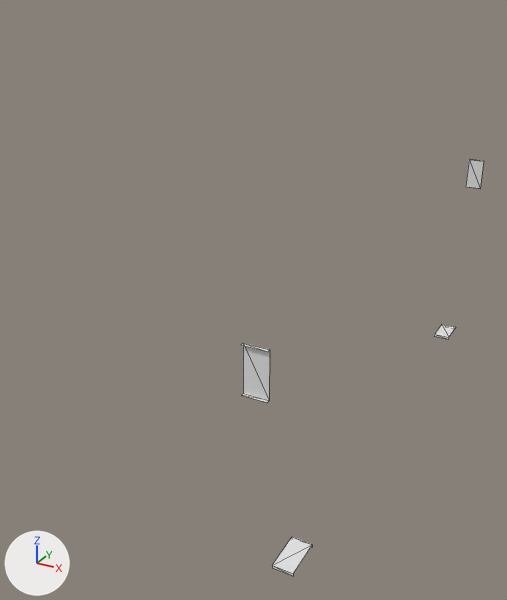
Two versions of the glTF model public/models/Interior/Cargo & Tie-Downs.glb, one commit apart.
Before and after are seen from a 50 mm camera at (5.83, -2.59, 2.23) aimed at (4.3, 0.21, 0.83). The lights are fixed; the arrows at lower left show +X, +Y and +Z. The first picture is the older version. Mesh edges are drawn as thin lines. Where no turn or scale is listed for an object, it has been applied to the vertices.

In view in the first picture: 'Left Floor E-Track', 'Left Wall E-Track' and 2 more.
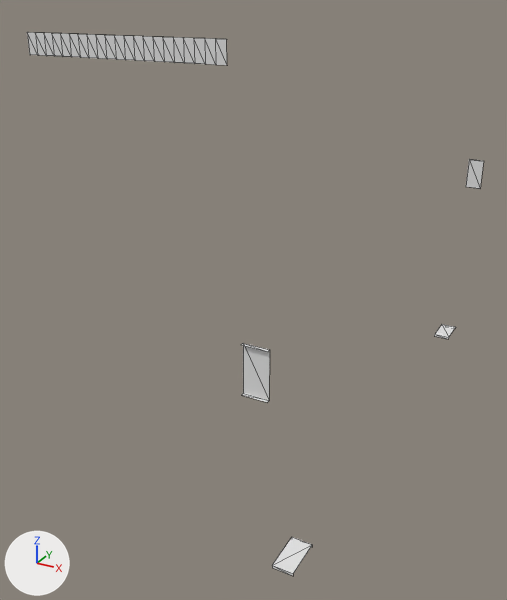
The edits, one by one:
Mesh me_right_wall_e_track_001 is new.
It has 88 vertices, 126 faces and spans x 3.52..5.12, y 1.21..1.22, z 1.27..1.41.
It uses material mat_etrack_material (white #e7e7e7).
Object 'Wall E-Track Small Section' (ob_wall_e_track_small_section) is new; it shows me_right_wall_e_track_001.
Its location is (-1.558, 0.0, 0.556).

What differs and where, as boxes (x1, y1, x2, y2) in the pictures (507 x 600 px):
'Wall E-Track Small Section', added: after (27, 32, 227, 65)
